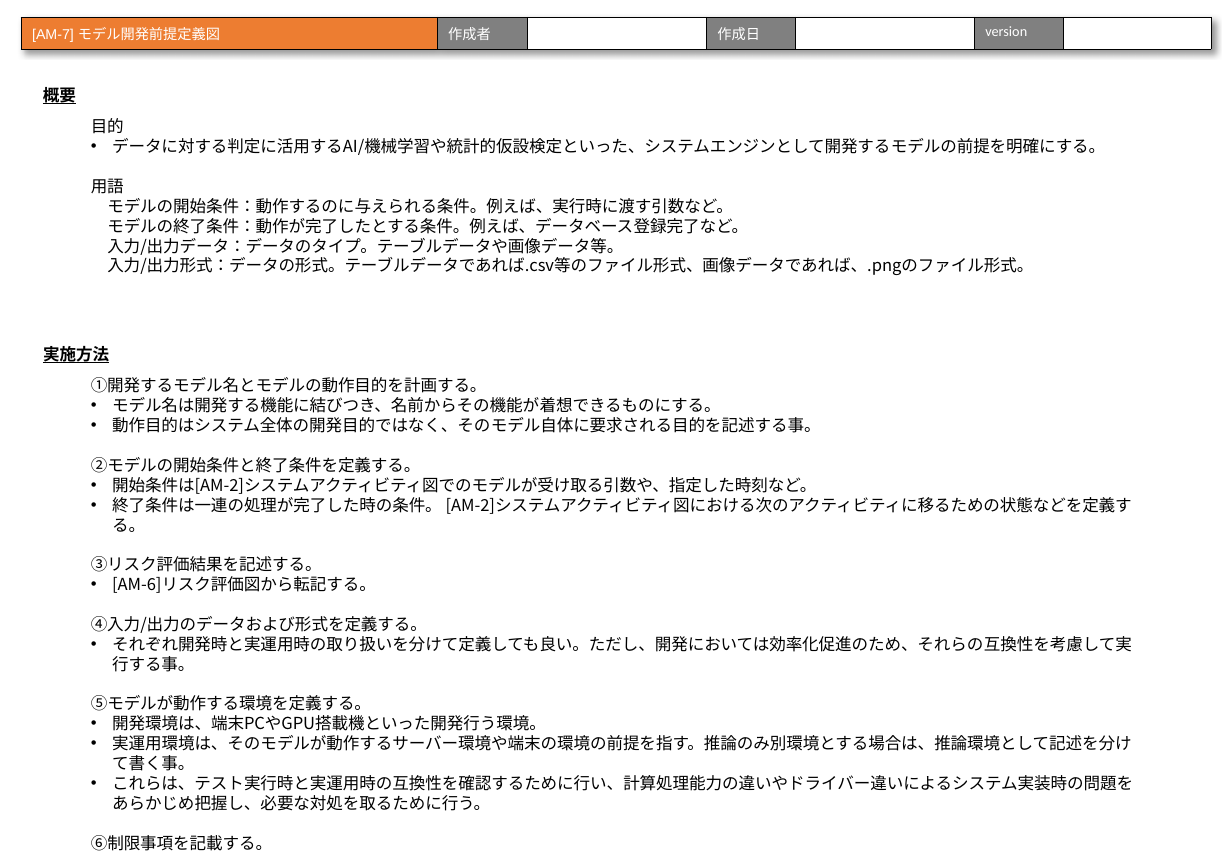
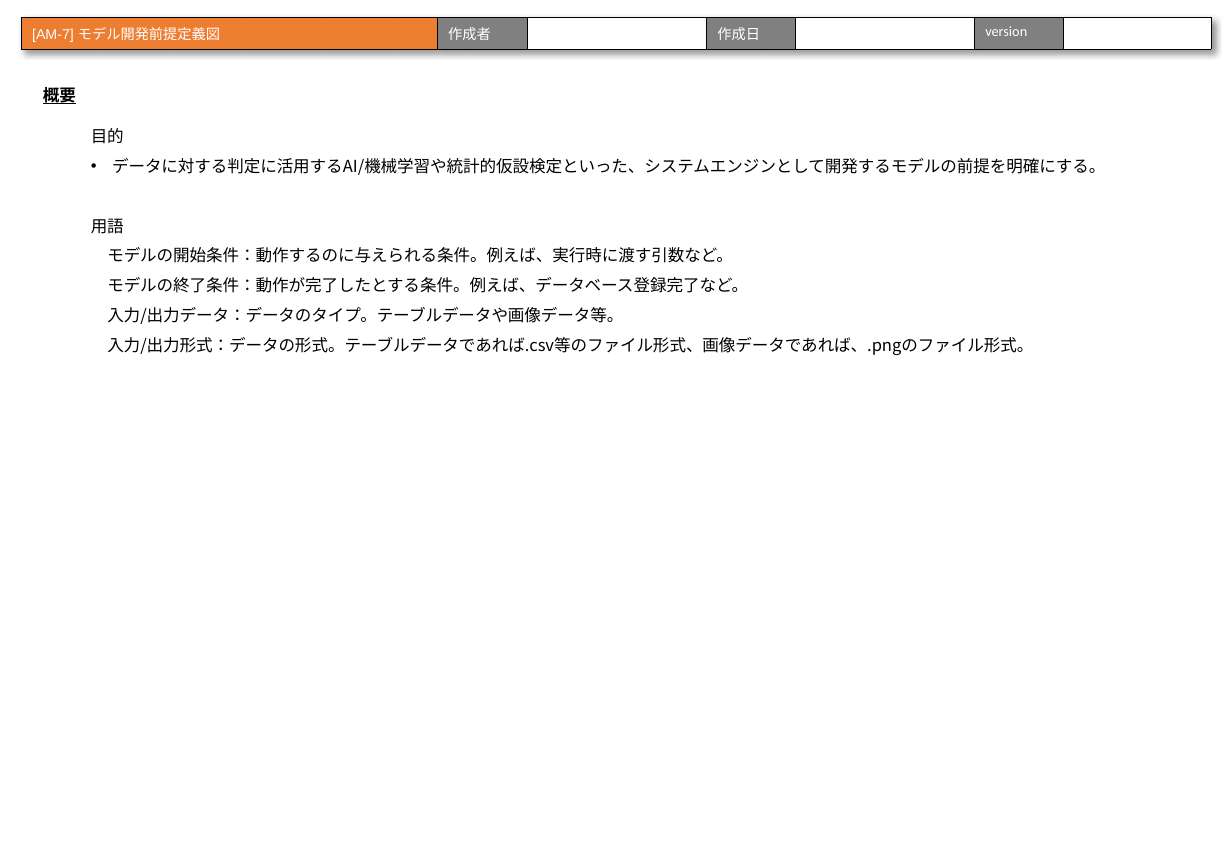
Before and after one commit to urayukitaka/Dev_process_paper, a slide deck: slide 71 of AI_sysytem_dev_process_study.pptx (slide 55 before the commit). Drawn at 1232x853 pixels with LibreOffice and Linux fonts; fonts in the diff are those of the drawing. Boxes give left, top, right and bottom in pixels: in the first picture for what was removed or moved away, otherwise in the second. Text is boxed around its words. In the diff, an @@ line names an element or a change of style, - is before the commit and + after.

```diff
--- a/AI_sysytem_dev_process_study.pptx
+++ b/AI_sysytem_dev_process_study.pptx
@@ text "目的" at (91, 128, 1105, 355): line spacing 1 to 1.5 @@
@@ text removed at (43, 346, 109, 363) @@
-実施方法
@@ text removed at (91, 377, 1133, 811) @@
-①開発するモデル名とモデルの動作目的を計画する。
-• モデル名は開発する機能に結びつき、名前からその機能が着想できるものにする。
-• 動作目的はシステム全体の開発目的ではなく、そのモデル自体に要求される目的を記述する事。
-②モデルの開始条件と終了条件を定義する。
-• 開始条件は[AM-2]システムアクティビティ図でのモデルが受け取る引数や、指定した時刻など。
-• 終了条件は一連の処理が完了した時の条件。 [AM-2]システムアクティビティ図における次のアクティビティに移るための状態などを定義する。
-③リスク評価結果を記述する。
-• [AM-6]リスク評価図から転記する。
-④入力/出力のデータおよび形式を定義する。
-• それぞれ開発時と実運用時の取り扱いを分けて定義しても良い。ただし、開発においては効率化促進のため、それらの互換性を考慮して実行する事。
-⑤モデルが動作する環境を定義する。
-• 開発環境は、端末PCやGPU搭載機といった開発行う環境。
-• 実運用環境は、そのモデルが動作するサーバー環境や端末の環境の前提を指す。推論のみ別環境とする場合は、推論環境として記述を分けて書く事。
-• これらは、テスト実行時と実運用時の互換性を確認するために行い、計算処理能力の違いやドライバー違いによるシステム実装時の問題をあらかじめ把握し、必要な対処を取るために行う。
-⑥制限事項を記載する。
-• 上記開発要件以外に考慮が必要な制限事項を記載し記録する。
```
Also in this commit, not shown: 41 other slides changed, 20 slides added, 1 other file.
